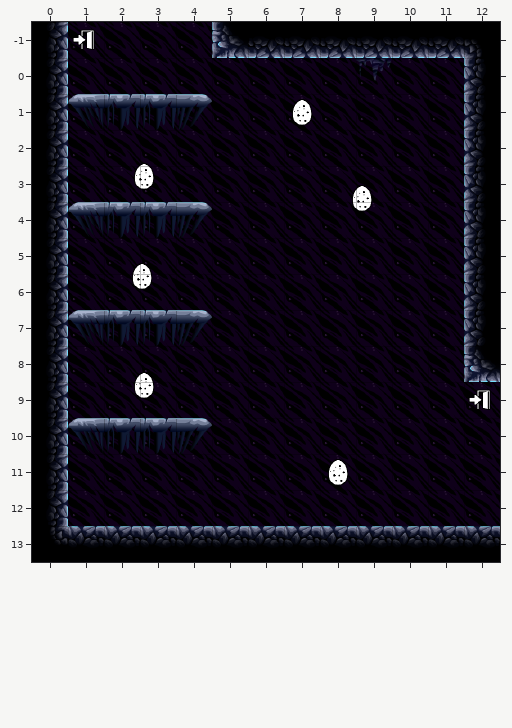
Two states of a Tiled map, Assets/data/levels/room_1001_2.tmx. This is how it looked before the edit.
Cells are 64x64 px. Shown: x 0..12, y -1..13. The old version is drawn lined up with the new one.
New version:
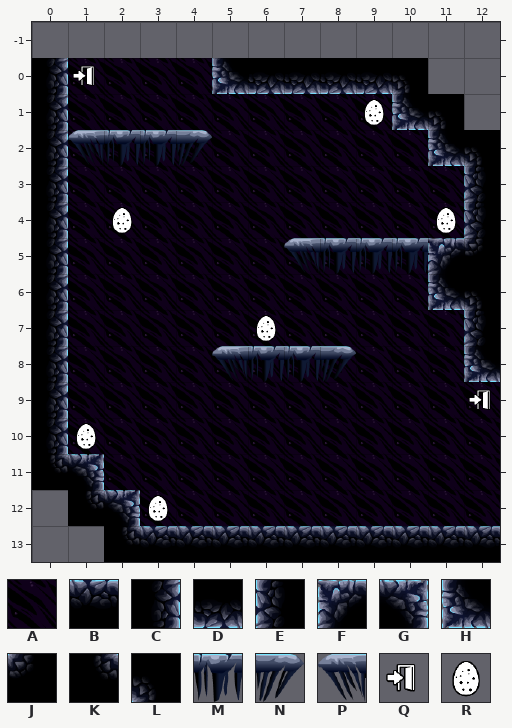
Key: from "tiles": A 0, B 1, C 2, D 3, E 4, F 5, G 6, H 8, J 9, K 10, L 12, M 13, N 14, P 15, Q 18, R 34.
_ is an empty cell, # one hidden under a higher layer, . an unchanged one.
Objects are placed by their top-left corner, in cells (3,4 is the top-left corner of cell 3,4); size is 1x1 cell unless given.
Author's note on the commit: 2 door rooms
The exact change:
map size 13x15 -> 13x14 cells (old content now starts at 0,-1; both pictures use the new coordinates)
--- layer "Background"
@@ x 0..12 @@
--1 #AAAAA#######
- 0 ...........A#
- 1 ............#
+-1 _____________
+ 0 ...........__
+ 1 ............_
@@ x 0..1 @@
-12 #.
-13 ##
+12 _.
+13 __
--- layer "Level"
@@ x 0..12 @@
--1 C....HDDDDDDL
- 0 .....______.E
- 1 .PMMN.....__E
- 2 .____......_E
+-1 _....________
+ 0 .....HDDDDL._
+ 1 .____.....HL_
+ 2 .PMMN......HL
@@ x 1..12 @@
- 4 PMMN........
- 5 ......_____E
- 6 .........._E
- 7 PMMN........
- 8 ....____....
+ 4 ____........
+ 5 ......PMMMFJ
+ 6 ..........HL
+ 7 ____........
+ 8 ....PMMN....
@@ x 0..4 @@
-10 .PMMN
-11 C_...
-12 C__..
-13 KBB..
+10 .____
+11 KG...
+12 _KG..
+13 __K..
--- layer "doors"
-Q "door" at 1,-1
+Q "door" at 1,0
--- layer "spawners"
-R "spawner" at 7,1
+R "spawner" at 9,1
-R "spawner" at 2.6,2.8
+R "spawner" at 2,4
-R "spawner" at 8.7,3.4
+R "spawner" at 11,4
-R "spawner" at 2.6,5.5
+R "spawner" at 6,7
-R "spawner" at 2.6,8.6
+R "spawner" at 1,10
-R "spawner" at 8,11
+R "spawner" at 3,12
